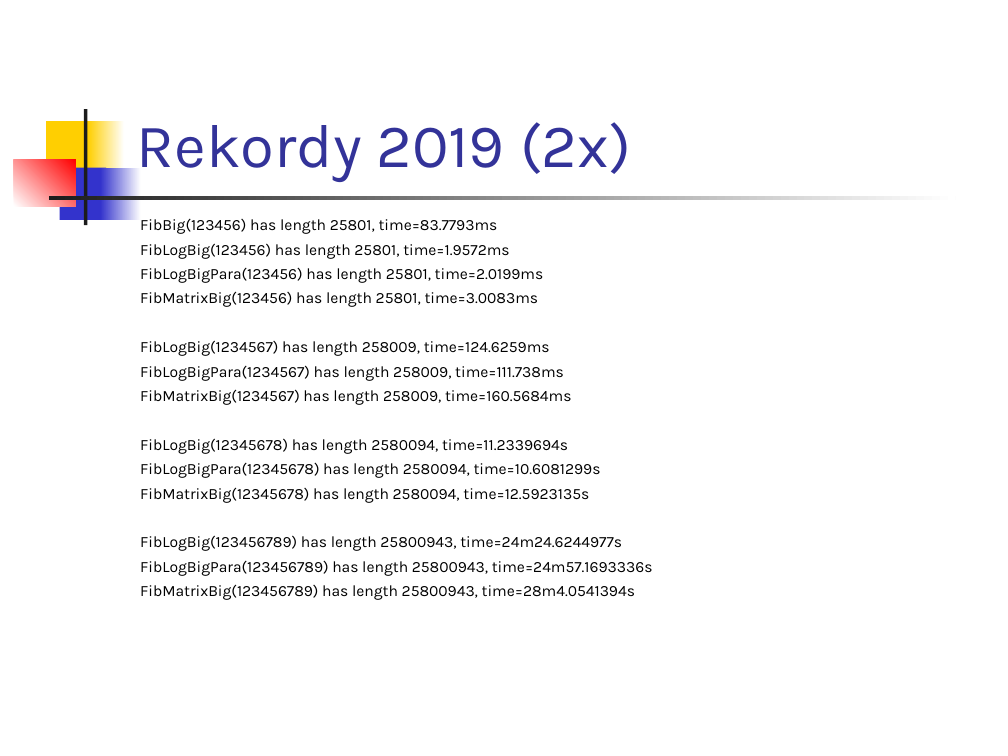
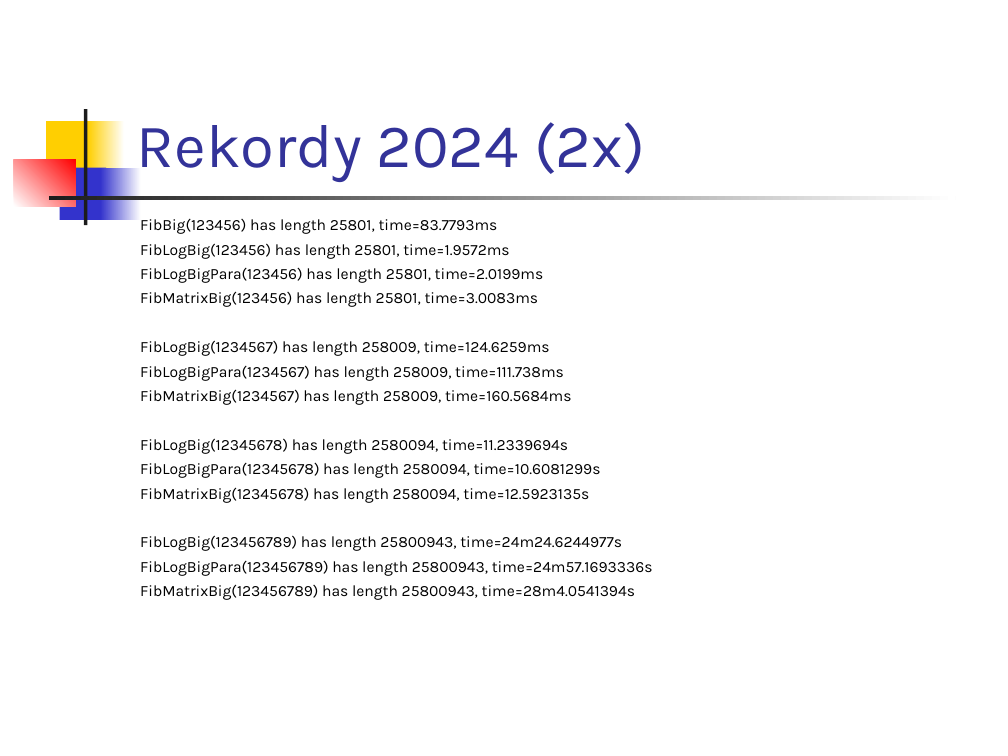
Before and after one commit to paradigmy/Prednasky, a slide deck: slide 43 of 02/go1.ppt. Drawn at 1008x756 pixels with LibreOffice and Linux fonts; fonts in the diff are those of the drawing. Boxes give left, top, right and bottom in pixels: in the first picture for what was removed or moved away, otherwise in the second. Text is boxed around its words. In the diff, an @@ line names an element or a change of style, - is before the commit and + after.

```diff
--- a/02/go1.ppt
+++ b/02/go1.ppt
@@ title at (x1=137, y1=122, x2=645, y2=182): text changed @@
-Rekordy 2019 (2x)
+Rekordy 2024 (2x)
```
Also in this commit, not shown: 2 other slides changed, 7 other files.
